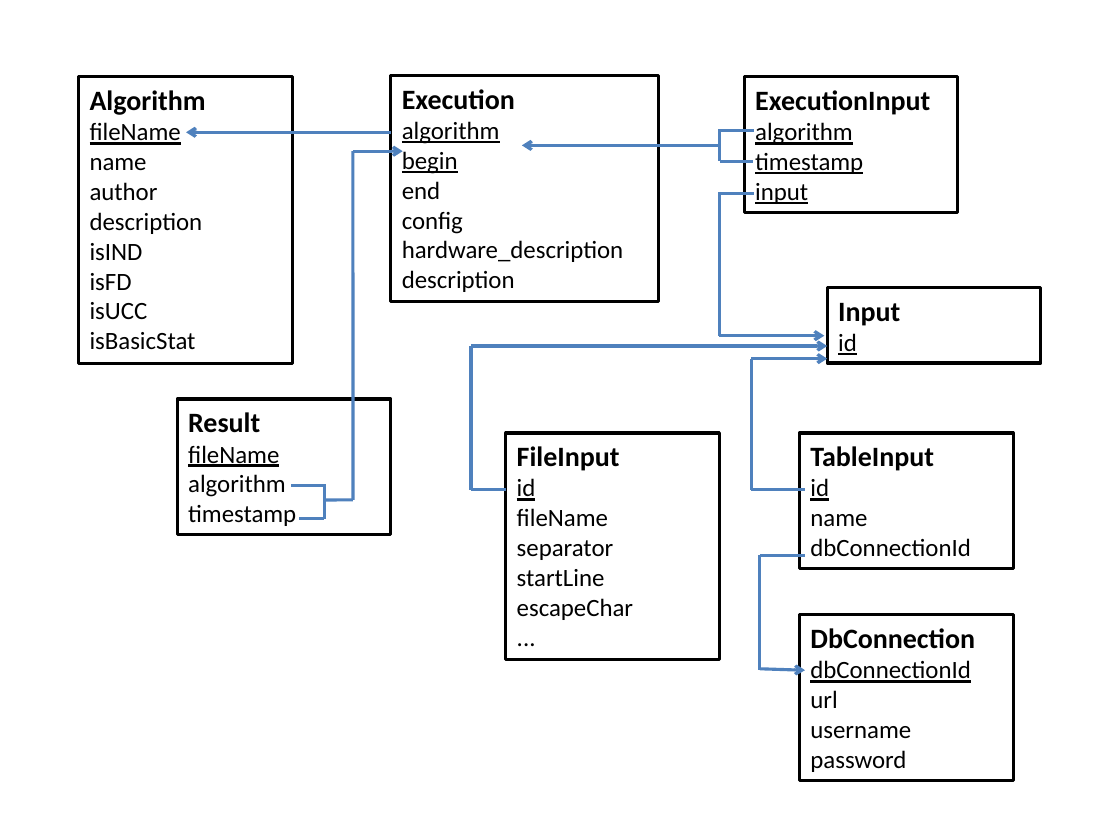
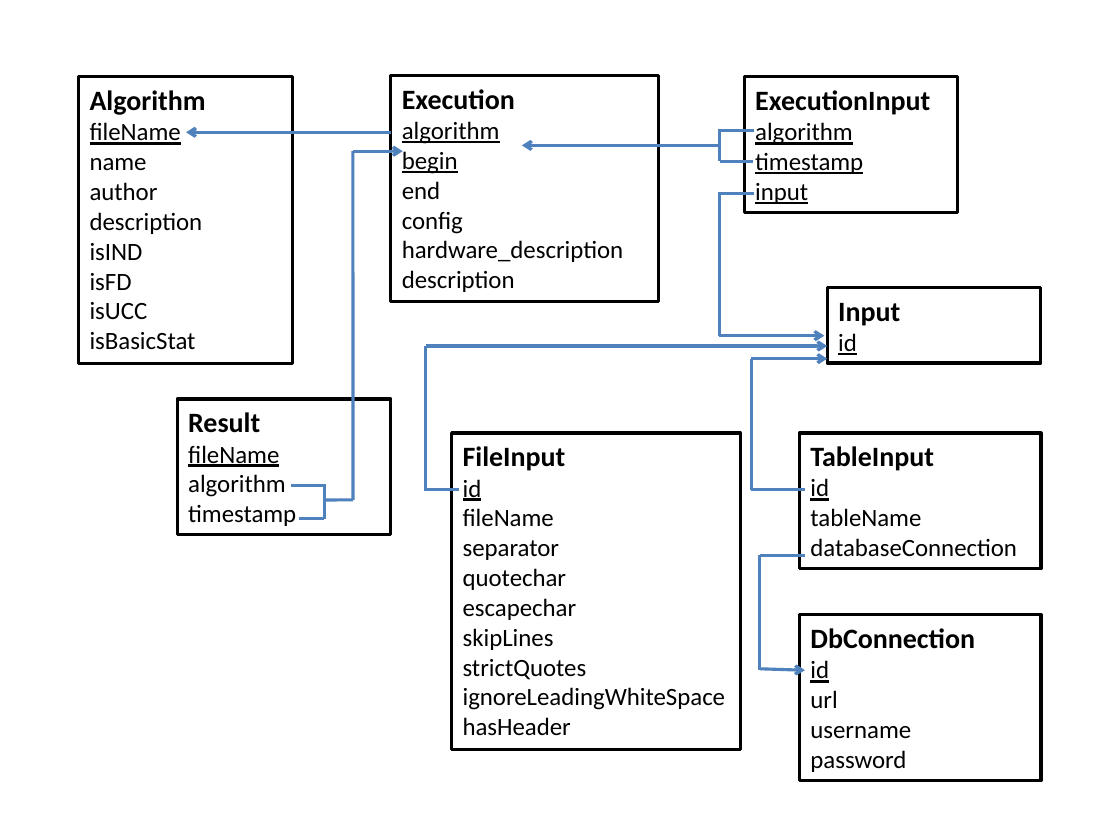
Before and after one commit to HPI-Information-Systems/Metanome, a slide deck: slide 1 of Metanome_DbSchema.pptx. Drawn at 1120x840 pixels with LibreOffice and Linux fonts; fonts in the diff are those of the drawing. Boxes give left, top, right and bottom in pixels: in the first picture for what was removed or moved away, otherwise in the second. Text is boxed around its words. In the diff, an @@ line names an element or a change of style, - is before the commit and + after.

Commit message:
#4 updated schema diagram

```diff
--- a/Metanome_DbSchema.pptx
+++ b/Metanome_DbSchema.pptx
@@ line moved from (472, 346) - (472, 489) to (426, 346) - (426, 489) @@
@@ arrow moved from (472, 346) - (828, 346) to (426, 346) - (828, 346) @@
@@ rectangle "FileInput": place and size @@
-rectangle "FileInput" at (506,433,720,660)
+rectangle "FileInput" at (451,433,740,750)
@@ rectangle "TableInput": place and size @@
-rectangle "TableInput" at (800,433,1014,569)
+rectangle "TableInput" at (800,433,1042,569)
@@ line moved from (472, 489) - (506, 489) to (424, 489) - (459, 489) @@
@@ text in rectangle at (810,508,1017,557): text changed @@
-name
-dbConnectionId
+tableName
+databaseConnection
@@ text in rectangle at (463,568,726,735): text changed @@
-startLine
-escapeChar
-...
+quotechar
+escapechar
+skipLines
+strictQuotes
+ignoreLeadingWhiteSpace
+hasHeader
@@ rectangle "DbConnection": place and size @@
-rectangle "DbConnection" at (800,615,1014,781)
+rectangle "DbConnection" at (800,615,1042,781)
@@ text in rectangle at (810,660,829,683): text changed @@
-dbConnectionId
+id
```
